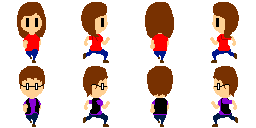
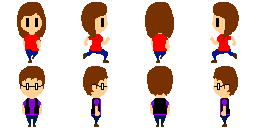
Layers edited between the first and the second w=256, h=128 image:
hid group "0" (1st of 8, in "girl" › "front") (6 layers) over (x1=23, y1=39, x2=41, y2=63)
showed group "2" (1st of 8, in "girl" › "front") (6 layers) over (x1=23, y1=39, x2=41, y2=63)
hid group "0" (2nd of 8, in "girl" › "right") (6 layers) over (x1=88, y1=34, x2=101, y2=53)
showed group "2" (2nd of 8, in "girl" › "right") (6 layers) over (x1=88, y1=34, x2=101, y2=53)
hid group "0" (3rd of 8, in "girl" › "back") (5 layers) over (x1=150, y1=37, x2=170, y2=63)
showed group "2" (3rd of 8, in "girl" › "back") (5 layers) over (x1=150, y1=37, x2=170, y2=63)
hid group "0" (4th of 8, in "girl" › "left") (6 layers) over (x1=219, y1=34, x2=232, y2=53)
showed group "2" (4th of 8, in "girl" › "left") (6 layers) over (x1=219, y1=34, x2=232, y2=53)
hid group "0" (5th of 8, in "boy" › "front") (6 layers) over (x1=22, y1=79, x2=42, y2=127)
showed group "1" (5th of 8, in "boy" › "front") (6 layers) over (x1=22, y1=79, x2=42, y2=127)
hid group "0" (6th of 8, in "boy" › "right") (6 layers) over (x1=83, y1=80, x2=110, y2=127)
showed group "1" (6th of 8, in "boy" › "right") (6 layers) over (x1=83, y1=80, x2=108, y2=127)
hid group "0" (7th of 8, in "boy" › "back") (5 layers) over (x1=150, y1=93, x2=170, y2=127)
showed group "1" (7th of 8, in "boy" › "back") (5 layers) over (x1=150, y1=93, x2=170, y2=127)
hid group "0" (8th of 8, in "boy" › "left") (6 layers) over (x1=211, y1=80, x2=238, y2=127)
showed group "1" (8th of 8, in "boy" › "left") (6 layers) over (x1=213, y1=80, x2=238, y2=127)
